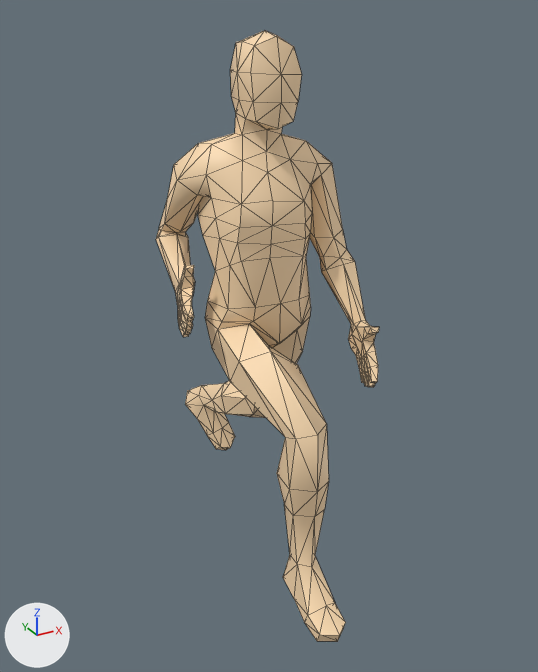
The OBJ model Game/Resources/Models/human10.obj: old version first, new version second.
Rendered twice from a camera (50 mm lens) standing at (-0.758, -1.383, 1.265) and looking at (0.017, 0.027, 0.56). The lights are fixed; the arrows at lower left show +X, +Y and +Z. Mesh edges are drawn as thin lines. Where no turn or scale is listed for an object, it has been applied to the vertices.

The scene before the commit, as lines of its bpy script (objects in view):
```python
me_humanmale = bpy.data.meshes.new('HumanMale')
me_humanmale.from_pydata(...)  # 410 vertices, 816 faces; spans x -0.21..0.202, y -0.394..0.525, z 0.004..1.225
me_humanmale.materials.append(mat_maleskin)  # beige #ffdeb3
ob_humanmale = bpy.data.objects.new('HumanMale', me_humanmale)
ob_humanmale.location = (0.0, 0.0, 0.0)
```
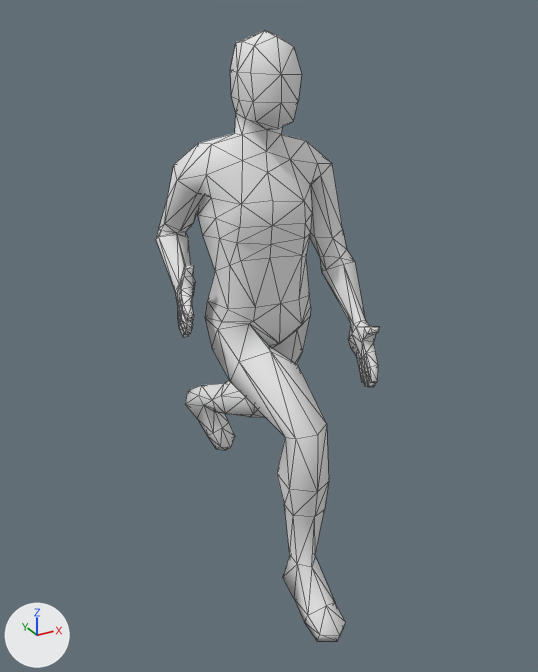
The newer file is also turned or shifted as a whole; pictures and numbers use the older file's frame.

Edits to the bpy script that builds the scene:
```text
Add mat_material:
    mat_material = principled_material('Material')
    mat_material.base_color = (0.8, 0.8, 0.8)  # white #e7e7e7
    mat_material.roughness = 1.0
Change me_humanmale:
    where me_humanmale.from_pydata(...)  # 410 vertices, 816 faces; spans x -0.21..0.202, y -0.394..0.525, z 0.004..1.225
    remove me_humanmale.materials.append(mat_maleskin)  # beige #ffdeb3
    add me_humanmale.materials.append(mat_material)  # white #e7e7e7
```

What differs and where, as boxes (x1, y1, x2, y2) in the pictures (538 x 672 px):
'HumanMale', recoloured (beige to white)
    both: (156, 30, 379, 642)
